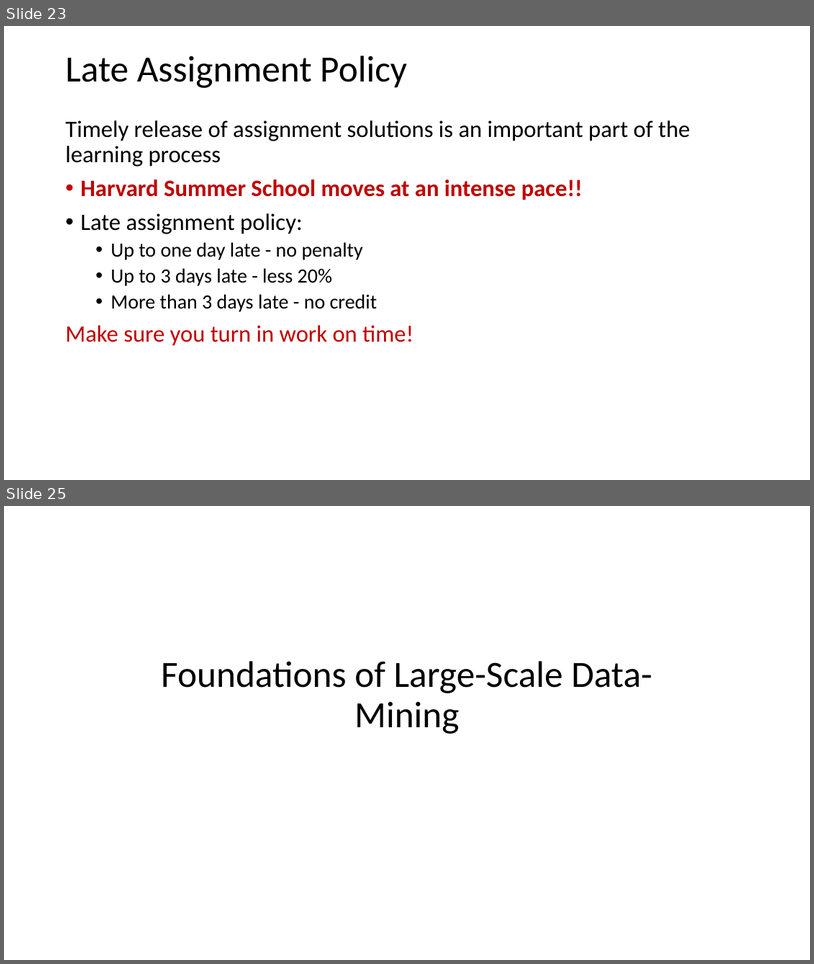
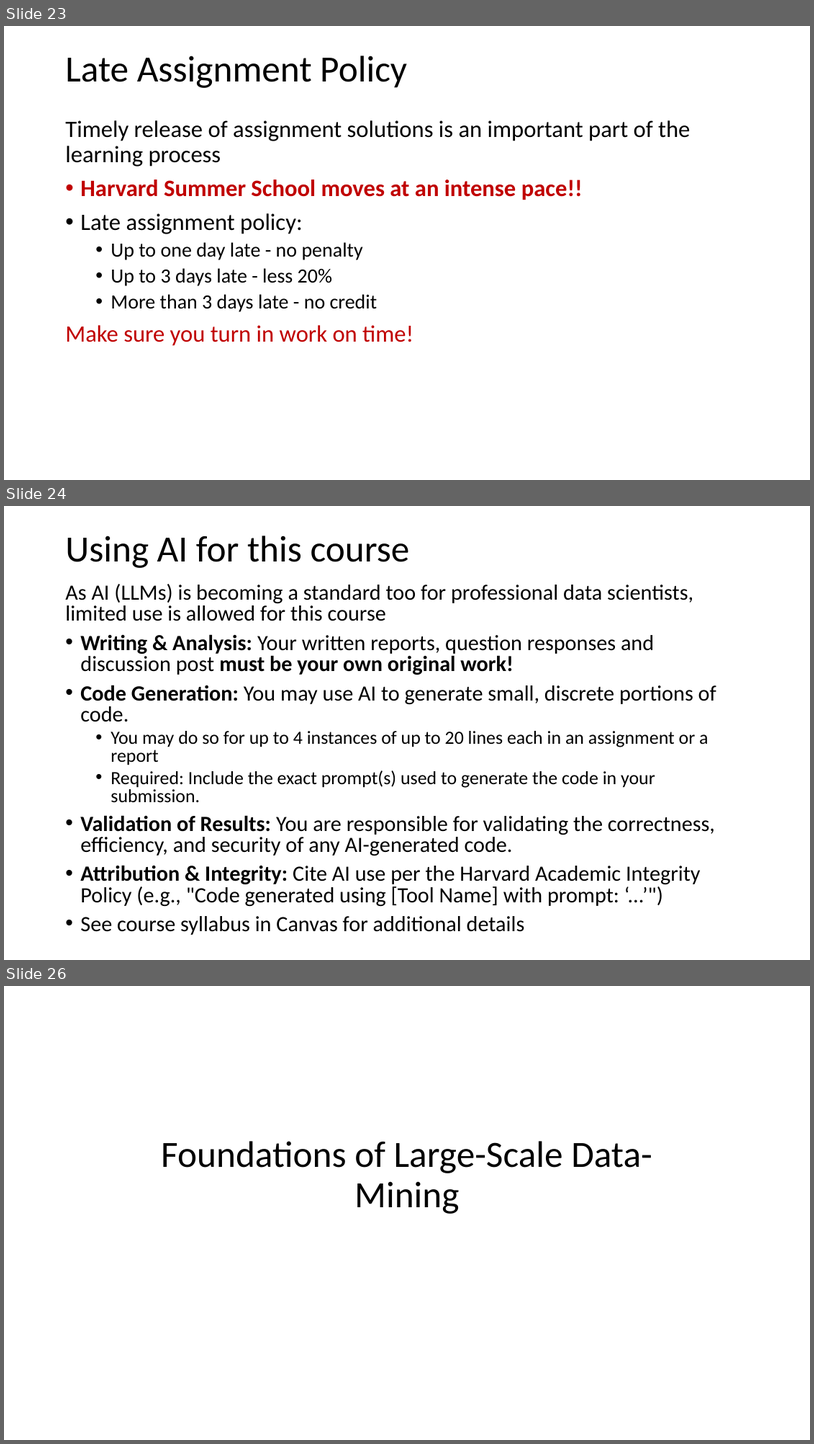
Before and after one commit to tenevian/Harvard-SSP-Data-Mining, a slide deck: slides/1_Introduction.pptx. Shown one above the other, each under a label of ours: slides 23 and 25 before the commit, slides 23, 24 and 26 after it; the slides between them are not shown. The pictures are 814x964 and 814x1444 pixels, drawn with LibreOffice and Linux fonts; fonts in the diff are those of the drawing. Boxes give left, top, right and bottom in pixels: in the first picture for what was removed or moved away, otherwise in the second. Text is boxed around its words. In the diff, an @@ line names an element or a change of style, - is before the commit and + after.

Commit message:
Added intro and slide on AI policy

```diff
--- a/slides/1_Introduction.pptx
+++ b/slides/1_Introduction.pptx
@@ slide 24 added at bbox=[4, 506, 810, 960], background #FFFFFF @@
@@ text added at bbox=[65, 536, 410, 568], 44 pt, text #000000 @@
+Using AI for this course
@@ text added at bbox=[65, 584, 717, 934], 25.9 pt, text #000000 @@
+As AI (LLMs) is becoming a standard too for professional data scientists, limited use is allowed for this course
+• Writing & Analysis: Your written reports, question responses and discussion post must be your own original work!
+• Code Generation: You may use AI to generate small, discrete portions of code.
+  • You may do so for up to 4 instances of up to 20 lines each in an assignment or a report
+  • Required: Include the exact prompt(s) used to generate the code in your submission.
+• Validation of Results: You are responsible for validating the correctness, efficiency, and security of any AI-generated code.
+• Attribution & Integrity: Cite AI use per the Harvard Academic Integrity Policy (e.g., "Code generated using [Tool Name] with prompt: ‘...’")
+• See course syllabus in Canvas for additional details
@@ what was slide 25 is now slide 26 @@
```
